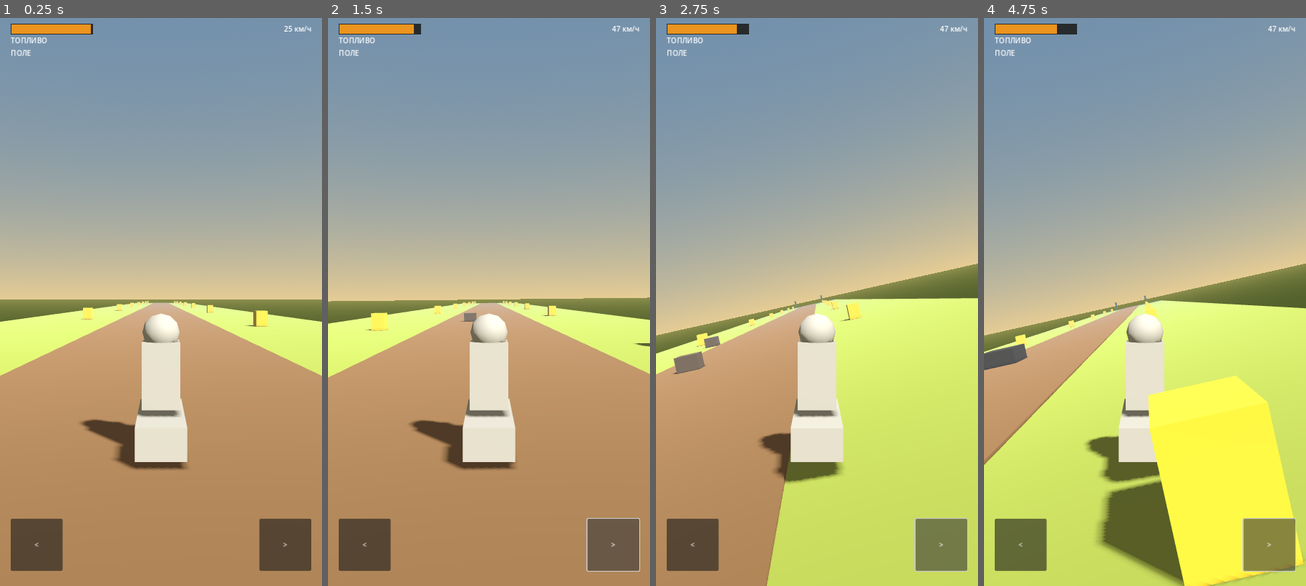
Above: before the commit, frames 1-4 (left to right).
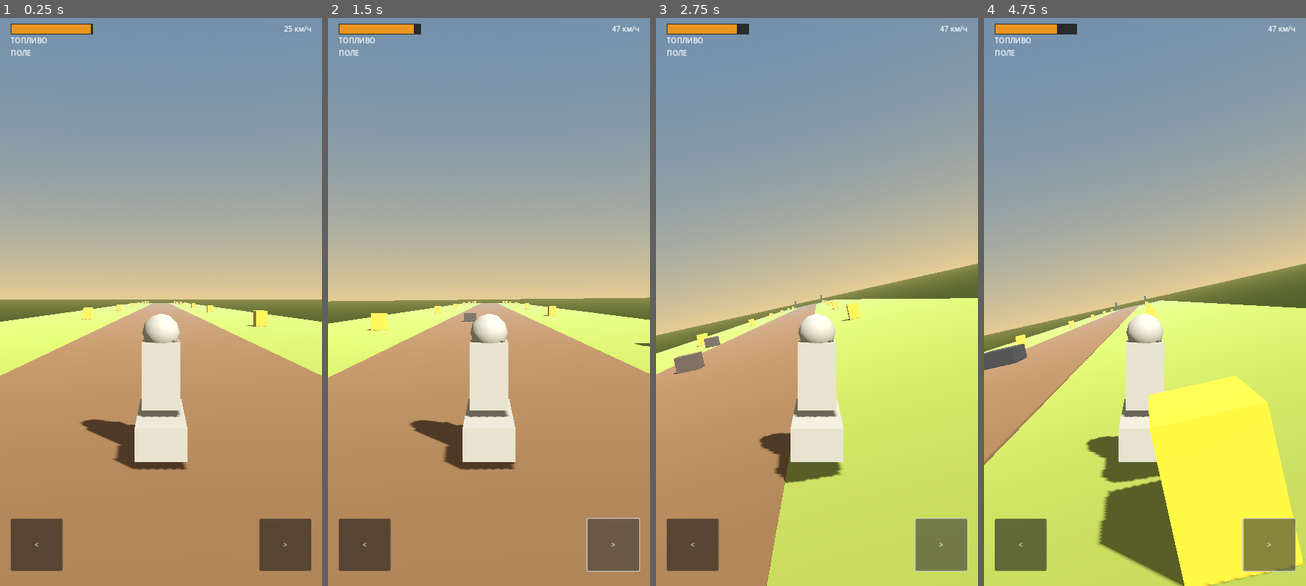
Above: after the commit, the same moments.

Repository: nifigovochka-beep/svyaznoy
Game: Godot game, scene res://scenes/main.tscn
Two runs of this game, one before a commit and one after it. Both use one fixed random seed, a clock stepped at 60 frames per second and the inputs below.
Inputs:
- Up to frame 1 (0.25 s): no input
- Up to frame 2 (1.5 s): click "<" at 0.5 s; click ">" at 1.25 s
- Up to frame 3 (2.75 s): hold Right (ui_right) from 2.03 s (still down)
- Up to frame 4 (4.75 s): release Right (ui_right) at 2.78 s; hold Left (ui_left) 2.78-3.53 s; hold Right (ui_right) from 3.53 s (still down)

The runs differ from the first frame. In frame 1, 0.4% of the frame differs, in the area x 0-100%, y 49-80%; in frame 2, 0.4%; in frame 3, 0.4%; in frame 4, 0.8%, in the area x 0-100%, y 48-100%.

Commit message:
Switch to Mobile renderer; disable glow and MSAA. No gameplay changes.

Diff:
--- a/godot/project.godot
+++ b/godot/project.godot
@@ -5,7 +5,7 @@
 config/name="Связной"
 config/description="Довези пакет до своих. Третье лицо."
 run/main_scene="res://scenes/main.tscn"
-config/features=PackedStringArray("4.3", "Forward Plus")
+config/features=PackedStringArray("4.3", "Mobile")
 config/icon="res://icon.svg"
 
 [display]
@@ -15,6 +15,9 @@
 window/handheld/orientation=1
 
 [rendering]
-renderer/rendering_method="forward_plus"
-lights_and_shadows/directional_shadow/soft_shadow_filter_quality=3
-anti_aliasing/quality/msaa_3d=1
+renderer/rendering_method="mobile"
+renderer/rendering_method.mobile="mobile"
+lights_and_shadows/directional_shadow/soft_shadow_filter_quality=1
+anti_aliasing/quality/msaa_3d=0
+anti_aliasing/quality/msaa_2d=0
+anti_aliasing/quality/screen_space_aa=0
--- a/godot/scenes/main.tscn
+++ b/godot/scenes/main.tscn
@@ -18,8 +18,15 @@
 sky = SubResource("Sky")
 ambient_light_source = 2
 ambient_light_color = Color(0.75, 0.7, 0.55, 1)
+tonemap_mode = 0
+glow_enabled = false
+ssr_enabled = false
+ssao_enabled = false
+ssil_enabled = false
+sdfgi_enabled = false
 fog_enabled = true
 fog_density = 0.0035
+volumetric_fog_enabled = false
 
 [node name="Main" type="Node3D"]
 script = ExtResource("1")
